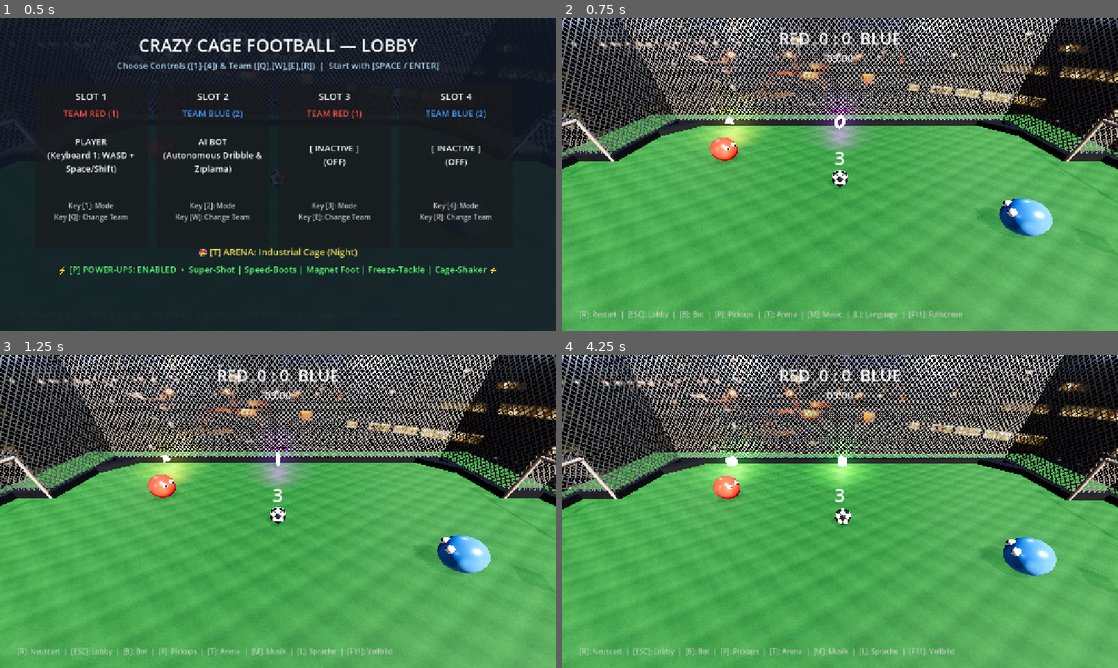
Above: before the commit, frames 1-4 (two rows, left to right).
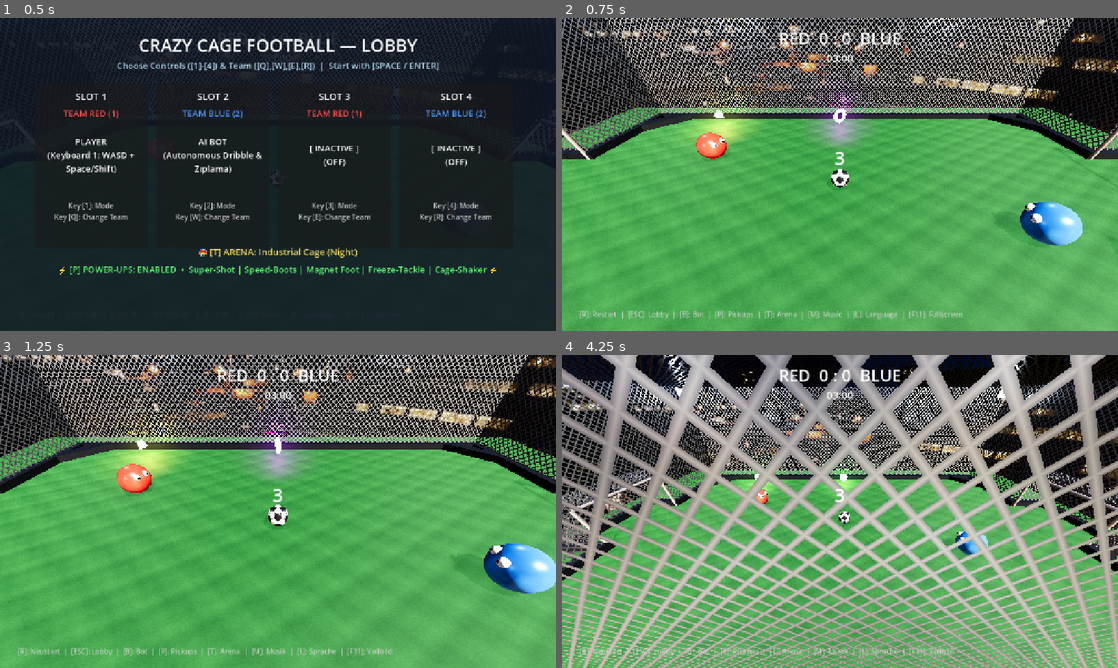
Above: after the commit, the same moments.

Repository: RobinNunkesser/gd-godot-crazy-cage-football
Game: Godot game, scene res://scenes/main.tscn
Two runs of this game, one before a commit and one after it. Both use one fixed random seed, a clock stepped at 60 frames per second and the inputs below.
Inputs (mouse positions are in pixels of both pictures, inside the frame that each line leads up to):
- Up to frame 1 (0.5 s): no input
- Up to frame 2 (0.75 s): tap Enter (p2_jump) at 0.5 s; move the mouse to (962, 158) at 0.52 s; hold D (p1_right) from 0.53 s (still down); tap F at 0.6 s; click (962, 158) at 0.67 s
- Up to frame 3 (1.25 s): keep holding D (p1_right); tap Space (p1_jump) at 0.77 s; tap L at 0.8 s
- Up to frame 4 (4.25 s): move the mouse to (728, 527) at 1.27 s; release D (p1_right) at 1.28 s; hold S (p1_down) 1.28-2.03 s; tap L at 1.35, 3.05 s; tap Space (p1_jump) at 1.52, 3.02, 3.77 s; tap E at 1.55, 2.1, 3.8 s; move the mouse to (895, 442) at 2.02 s; hold D (p1_right) 2.03-2.78 s; tap F at 2.3 s; move the mouse to (812, 574) at 2.77 s; hold W (p1_up) 2.78-3.53 s; tap Shift (p1_boost) at 2.85 s; click (812, 574) at 2.92 s; move the mouse to (1006, 558) at 3.52 s; hold A (p1_left) from 3.53 s (still down); hold Down (p2_down) from 3.53 s (still down); tap R (restart) at 4.15 s

Frame 1 is identical in both runs. In frame 2, 30% of the frame differs, in the area x 0-100%, y 0-100%; in frame 3, 32%; in frame 4, 62%.

Commit message:
feat(focus,input): add gamepad UI focus navigation and dynamic gameplay camera focus modes

Diff:
--- a/i18n/translations.csv
+++ b/i18n/translations.csv
@@ -71,3 +71,7 @@
 CONTROLS_P1,"P1: WASD + Space (Sprung) + Shift (Boost)","P1: WASD + Space (Jump) + Shift (Boost)"
 CONTROLS_P2,"P2: Pfeile + Enter (Sprung) + Strg (Boost)","P2: Arrows + Enter (Jump) + Ctrl (Boost)"
 CONTROLS_GAMEPAD,"Gamepad: Analogstick + A/Kreuz + X/Viereck","Gamepad: Analog Stick + A/Cross + X/Square"
+FOCUS_MODE_DYNAMIC,KAMERA: DYNAMISCH,CAMERA: DYNAMIC
+FOCUS_MODE_BALL,KAMERA: BALL-FOKUS,CAMERA: BALL FOCUS
+FOCUS_MODE_BROADCAST,KAMERA: WEITWINKEL (BROADCAST),CAMERA: WIDE (BROADCAST)
+FOCUS_BTN,"📷 [F] FOKUS: %s","📷 [F] FOCUS: %s"
--- a/project.godot
+++ b/project.godot
@@ -7,7 +7,7 @@
 [application]
 
 config/name="Crazy Cage Football"
-config/version="0.1.0"
+config/version="0.2.0"
 config/description="3D Physics Cage Soccer Game in Godot 4 inspired by Zippir: Kafes Futbolu. Roll, jump (Ziplama) and score bank-shot goals!"
 run/main_scene="res://scenes/main.tscn"
 config/icon="res://assets/icon.png"
--- a/scenes/main.gd
+++ b/scenes/main.gd
@@ -79,6 +79,7 @@
 var ui_sfx_slider: HSlider
 var ui_pause_resume_btn: Button
 var ui_pause_restart_btn: Button
+var ui_pause_focus_btn: Button
 var ui_pause_theme_btn: Button
 var ui_pause_lang_btn: Button
 var ui_pause_fs_btn: Button
@@ -87,6 +88,7 @@
 var ui_pause_ctrl_p1_lbl: Label
 var ui_pause_ctrl_p2_lbl: Label
 var ui_pause_ctrl_gp_lbl: Label
+var ui_pause_ctrl_focus_lbl: Label
 
 # Match End Stats Menu
 var ui_stats_container: Control
@@ -828,13 +830,15 @@
 
 	_update_lobby_ui()
 	canvas.add_child(ui_lobby_panel)
+	add_child(canvas)
 	_build_pause_menu(canvas)
 	_build_stats_menu(canvas)
-	add_child(canvas)
+	_setup_focus_routing()
 
 func _create_styled_button(text: String, font_size: int = 18, bg_col: Color = Color(0.14, 0.20, 0.32, 0.95)) -> Button:
 	var btn = Button.new()
 	btn.text = text
+	btn.focus_mode = Control.FOCUS_ALL
 	btn.add_theme_font_size_override("font_size", font_size)
 	var normal_sb = StyleBoxFlat.new()
 	normal_sb.bg_color = bg_col
@@ -854,7 +858,20 @@
 	hover_sb.border_color = Color(0.5, 0.85, 1.0, 1.0)
 	btn.add_theme_stylebox_override("hover", hover_sb)
 	btn.add_theme_stylebox_override("pressed", hover_sb)
-	btn.add_theme_stylebox_override("focus", hover_sb)
+
+	var focus_sb = normal_sb.duplicate() as StyleBoxFlat
+	focus_sb.bg_color = bg_col.lightened(0.20)
+	focus_sb.border_color = Color(1.0, 0.88, 0.25, 1.0)
+	focus_sb.border_width_left = 3
+	focus_sb.border_width_top = 3
+	focus_sb.border_width_right = 3
+	focus_sb.border_width_bottom = 3
+	btn.add_theme_stylebox_override("focus", focus_sb)
+
+	btn.focus_entered.connect(func():
+		if sound_manager:
+			sound_manager.play_ui_click()
+	)
 	return btn
 
 func _build_pause_menu(canvas: CanvasLayer) -> void:
@@ -869,8 +886,8 @@
 	ui_pause_container.add_child(backdrop)
 
 	var panel = Panel.new()
-	panel.position = Vector2(300, 70)
-	panel.size = Vector2(680, 580)
+	panel.position = Vector2(300, 50)
+	panel.size = Vector2(680, 620)
 	var sb = StyleBoxFlat.new()
 	sb.bg_color = Color(0.07, 0.11, 0.18, 0.96)
 	sb.border_width_left = 3
@@ -917,6 +934,11 @@
 	ui_master_slider.max_value = 1.0
 	ui_master_slider.step = 0.05
 	ui_master_slider.value = 1.0
+	ui_master_slider.focus_mode = Control.FOCUS_ALL
+	ui_master_slider.focus_entered.connect(func():
+		if sound_manager:
+			sound_manager.play_ui_click()
+	)
 	ui_master_slider.value_changed.connect(func(val: float):
 		if sound_manager:
 			sound_manager.set_master_volume(val)
@@ -937,6 +959,11 @@
 	ui_bgm_slider.max_value = 1.0
 	ui_bgm_slider.step = 0.05
 	ui_bgm_slider.value = 0.75
+	ui_bgm_slider.focus_mode = Control.FOCUS_ALL
+	ui_bgm_slider.focus_entered.connect(func():
+		if sound_manager:
+			sound_manager.play_ui_click()
+	)
 	ui_bgm_slider.value_changed.connect(func(val: float):
 		if sound_manager:
 			sound_manager.set_bgm_volume(val)
@@ -957,6 +984,11 @@
 	ui_sfx_slider.max_value = 1.0
 	ui_sfx_slider.step = 0.05
 	ui_sfx_slider.value = 1.0
+	ui_sfx_slider.focus_mode = Control.FOCUS_ALL
+	ui_sfx_slider.focus_entered.connect(func():
+		if sound_manager:
+			sound_manager.play_ui_click()
+	)
 	ui_sfx_slider.value_changed.connect(func(val: float):
 		if sound_manager:
 			sound_manager.set_sfx_volume(val)
@@ -966,9 +998,9 @@
 
 	_update_volume_labels()
 
-	var btn_y = 235
+	var btn_y = 228
 	var bw = 285
-	var bh = 42
+	var bh = 40
 
 	ui_pause_resume_btn = _create_styled_button(tr("PAUSE_RESUME"), 17, Color(0.12, 0.28, 0.22, 0.95))
 	ui_pause_resume_btn.position = Vector2(40, btn_y)
@@ -987,8 +1019,16 @@
 	)
 	panel.add_child(ui_pause_restart_btn)
 
+	ui_pause_focus_btn = _create_styled_button("📷 [F] FOKUS", 16, Color(0.12, 0.22, 0.32, 0.95))
+	ui_pause_focus_btn.position = Vector2(40, btn_y + 46)
+	ui_pause_focus_btn.size = Vector2(bw, bh)
+	ui_pause_focus_btn.pressed.connect(func():
+		cycle_gameplay_focus()
+	)
+	panel.add_child(ui_pause_focus_btn)
+
 	ui_pause_theme_btn = _create_styled_button("🏟️ [T] ARENA", 16)
-	ui_pause_theme_btn.position = Vector2(40, btn_y + 50)
+	ui_pause_theme_btn.position = Vector2(350, btn_y + 46)
 	ui_pause_theme_btn.size = Vector2(bw, bh)
 	ui_pause_theme_btn.pressed.connect(func():
 		cycle_arena_theme()
@@ -997,7 +1037,7 @@
 	panel.add_child(ui_pause_theme_btn)
 
 	ui_pause_lang_btn = _create_styled_button("🌐 [L] DE / EN", 16)
-	ui_pause_lang_btn.position = Vector2(350, btn_y + 50)
+	ui_pause_lang_btn.position = Vector2(40, btn_y + 92)
 	ui_pause_lang_btn.size = Vector2(bw, bh)
 	ui_pause_lang_btn.pressed.connect(func():
 		toggle_language()
@@ -1006,7 +1046,7 @@
 	panel.add_child(ui_pause_lang_btn)
 
 	ui_pause_fs_btn = _create_styled_button("🖥️ [F11] VOLLBILD", 16)
-	ui_pause_fs_btn.position = Vector2(40, btn_y + 100)
+	ui_pause_fs_btn.position = Vector2(350, btn_y + 92)
 	ui_pause_fs_btn.size = Vector2(bw, bh)
 	ui_pause_fs_btn.pressed.connect(func():
 		toggle_fullscreen()
@@ -1015,8 +1055,8 @@
 	panel.add_child(ui_pause_fs_btn)
 
 	ui_pause_lobby_btn = _create_styled_button(tr("PAUSE_LOBBY"), 16, Color(0.25, 0.10, 0.10, 0.95))
-	ui_pause_lobby_btn.position = Vector2(350, btn_y + 100)
-	ui_pause_lobby_btn.size = Vector2(bw, bh)
+	ui_pause_lobby_btn.position = Vector2(160, btn_y + 138)
+	ui_pause_lobby_btn.size = Vector2(360, bh)
 	ui_pause_lobby_btn.pressed.connect(func():
 		toggle_pause()
 		return_to_lobby()
@@ -1026,7 +1066,7 @@
 	ui_pause_ctrl_title_lbl = Label.new()
 	ui_pause_ctrl_title_lbl.text = tr("CONTROLS_TITLE")
 	ui_pause_ctrl_title_lbl.horizontal_alignment = HORIZONTAL_ALIGNMENT_CENTER
-	ui_pause_ctrl_title_lbl.position = Vector2(20, 395)
+	ui_pause_ctrl_title_lbl.position = Vector2(20, 420)
 	ui_pause_ctrl_title_lbl.size = Vector2(640, 24)
 	ui_pause_ctrl_title_lbl.add_theme_font_size_override("font_size", 15)
 	ui_pause_ctrl_title_lbl.add_theme_color_override("font_color", Color(1.0, 0.85, 0.3))
@@ -1035,7 +1075,7 @@
 	ui_pause_ctrl_p1_lbl = Label.new()
 	ui_pause_ctrl_p1_lbl.text = tr("CONTROLS_P1")
 	ui_pause_ctrl_p1_lbl.horizontal_alignment = HORIZONTAL_ALIGNMENT_CENTER
-	ui_pause_ctrl_p1_lbl.position = Vector2(20, 424)
+	ui_pause_ctrl_p1_lbl.position = Vector2(20, 448)
 	ui_pause_ctrl_p1_lbl.size = Vector2(640, 22)
 	ui_pause_ctrl_p1_lbl.add_theme_font_size_override("font_size", 14)
 	panel.add_child(ui_pause_ctrl_p1_lbl)
@@ -1043,7 +1083,7 @@
 	ui_pause_ctrl_p2_lbl = Label.new()
 	ui_pause_ctrl_p2_lbl.text = tr("CONTROLS_P2")
 	ui_pause_ctrl_p2_lbl.horizontal_alignment = HORIZONTAL_ALIGNMENT_CENTER
-	ui_pause_ctrl_p2_lbl.position = Vector2(20, 448)
+	ui_pause_ctrl_p2_lbl.position = Vector2(20, 472)
 	ui_pause_ctrl_p2_lbl.size = Vector2(640, 22)
 	ui_pause_ctrl_p2_lbl.add_theme_font_size_override("font_size", 14)
 	panel.add_child(ui_pause_ctrl_p2_lbl)
@@ -1051,10 +1091,18 @@
 	ui_pause_ctrl_gp_lbl = Label.new()
 	ui_pause_ctrl_gp_lbl.text = tr("CONTROLS_GAMEPAD")
 	ui_pause_ctrl_gp_lbl.horizontal_alignment = HORIZONTAL_ALIGNMENT_CENTER
-	ui_pause_ctrl_gp_lbl.position = Vector2(20, 472)
+	ui_pause_ctrl_gp_lbl.position = Vector2(20, 496)
 	ui_pause_ctrl_gp_lbl.size = Vector2(640, 22)
 	ui_pause_ctrl_gp_lbl.add_theme_font_size_override("font_size", 14)
 	panel.add_child(ui_pause_ctrl_gp_lbl)
+
+	ui_pause_ctrl_focus_lbl = Label.new()
+	ui_pause_ctrl_focus_lbl.horizontal_alignment = HORIZONTAL_ALIGNMENT_CENTER
+	ui_pause_ctrl_focus_lbl.position = Vector2(20, 520)
+	ui_pause_ctrl_focus_lbl.size = Vector2(640, 22)
+	ui_pause_ctrl_focus_lbl.add_theme_font_size_override("font_size", 14)
+	ui_pause_ctrl_focus_lbl.add_theme_color_override("font_color", Color(0.4, 0.85, 1.0))
+	panel.add_child(ui_pause_ctrl_focus_lbl)
 
 	canvas.add_child(ui_pause_container)
 
@@ -1210,8 +1258,80 @@
 		return_to_lobby()
 	)
 	panel.add_child(ui_stats_lobby_btn)
-
 	canvas.add_child(ui_stats_container)
+
+func _setup_focus_routing() -> void:
+	if is_instance_valid(ui_master_slider):
+		ui_master_slider.name = "MasterSlider"
+	if is_instance_valid(ui_bgm_slider):
+		ui_bgm_slider.name = "BgmSlider"
+	if is_instance_valid(ui_sfx_slider):
+		ui_sfx_slider.name = "SfxSlider"
+	if is_instance_valid(ui_pause_resume_btn):
+		ui_pause_resume_btn.name = "ResumeBtn"
+	if is_instance_valid(ui_pause_restart_btn):
+		ui_pause_restart_btn.name = "RestartBtn"
+	if is_instance_valid(ui_pause_focus_btn):
+		ui_pause_focus_btn.name = "FocusBtn"
+	if is_instance_valid(ui_pause_theme_btn):
+		ui_pause_theme_btn.name = "ThemeBtn"
+	if is_instance_valid(ui_pause_lang_btn):
+		ui_pause_lang_btn.name = "LangBtn"
+	if is_instance_valid(ui_pause_fs_btn):
+		ui_pause_fs_btn.name = "FsBtn"
+	if is_instance_valid(ui_pause_lobby_btn):
+		ui_pause_lobby_btn.name = "LobbyBtn"
+
+	if is_instance_valid(ui_master_slider) and is_instance_valid(ui_pause_lobby_btn):
+		ui_master_slider.focus_neighbor_top = NodePath("../LobbyBtn")
+		ui_master_slider.focus_neighbor_bottom = NodePath("../BgmSlider")
+
+		ui_bgm_slider.focus_neighbor_top = NodePath("../MasterSlider")
+		ui_bgm_slider.focus_neighbor_bottom = NodePath("../SfxSlider")
+
+		ui_sfx_slider.focus_neighbor_top = NodePath("../BgmSlider")
+		ui_sfx_slider.focus_neighbor_bottom = NodePath("../ResumeBtn")
+
+		ui_pause_resume_btn.focus_neighbor_top = NodePath("../SfxSlider")
+		ui_pause_resume_btn.focus_neighbor_bottom = NodePath("../FocusBtn")
+		ui_pause_resume_btn.focus_neighbor_right = NodePath("../RestartBtn")
+		ui_pause_resume_btn.focus_neighbor_left = NodePath("../RestartBtn")
+
+		ui_pause_restart_btn.focus_neighbor_top = NodePath("../SfxSlider")
+		ui_pause_restart_btn.focus_neighbor_bottom = NodePath("../ThemeBtn")
+		ui_pause_restart_btn.focus_neighbor_left = NodePath("../ResumeBtn")
+		ui_pause_restart_btn.focus_neighbor_right = NodePath("../ResumeBtn")
+
+		ui_pause_focus_btn.focus_neighbor_top = NodePath("../ResumeBtn")
+		ui_pause_focus_btn.focus_neighbor_bottom = NodePath("../LangBtn")
+		ui_pause_focus_btn.focus_neighbor_right = NodePath("../ThemeBtn")
+		ui_pause_focus_btn.focus_neighbor_left = NodePath("../ThemeBtn")
+
+		ui_pause_theme_btn.focus_neighbor_top = NodePath("../RestartBtn")
+		ui_pause_theme_btn.focus_neighbor_bottom = NodePath("../FsBtn")
+		ui_pause_theme_btn.focus_neighbor_left = NodePath("../FocusBtn")
+		ui_pause_theme_btn.focus_neighbor_right = NodePath("../FocusBtn")
+
+		ui_pause_lang_btn.focus_neighbor_top = NodePath("../FocusBtn")
+		ui_pause_lang_btn.focus_neighbor_bottom = NodePath("../LobbyBtn")
+		ui_pause_lang_btn.focus_neighbor_right = NodePath("../FsBtn")
+		ui_pause_lang_btn.focus_neighbor_left = NodePath("../FsBtn")
+
+		ui_pause_fs_btn.focus_neighbor_top = NodePath("../ThemeBtn")
+		ui_pause_fs_btn.focus_neighbor_bottom = NodePath("../LobbyBtn")
+		ui_pause_fs_btn.focus_neighbor_left = NodePath("../LangBtn")
+		ui_pause_fs_btn.focus_neighbor_right = NodePath("../LangBtn")
+
+		ui_pause_lobby_btn.focus_neighbor_top = NodePath("../LangBtn")
+		ui_pause_lobby_btn.focus_neighbor_bottom = NodePath("../MasterSlider")
+
+	if is_instance_valid(ui_stats_rematch_btn) and is_instance_valid(ui_stats_lobby_btn):
+		ui_stats_rematch_btn.name = "RematchBtn"
+		ui_stats_lobby_btn.name = "StatsLobbyBtn"
+		ui_stats_rematch_btn.focus_neighbor_right = NodePath("../StatsLobbyBtn")
+		ui_stats_rematch_btn.focus_neighbor_left = NodePath("../StatsLobbyBtn")
+		ui_stats_lobby_btn.focus_neighbor_left = NodePath("../RematchBtn")
+		ui_stats_lobby_btn.focus_neighbor_right = NodePath("../RematchBtn")
 
 func _update_volume_labels() -> void:
 	if ui_master_lbl and ui_master_slider:
@@ -1239,6 +1359,20 @@
 		var mode = DisplayServer.window_get_mode()
 		var is_fs = (mode == DisplayServer.WINDOW_MODE_FULLSCREEN or mode == DisplayServer.WINDOW_MODE_EXCLUSIVE_FULLSCREEN)
 		ui_pause_fs_btn.text = "🖥️ [F11] " + (tr("FULLSCREEN_ON") if is_fs else tr("FULLSCREEN_OFF"))
+	if ui_pause_focus_btn and is_instance_valid(camera):
+		var fname = ""
+		match camera.focus_mode:
+			CageCamera.FocusMode.DYNAMIC_ARENA:
+				fname = tr("FOCUS_MODE_DYNAMIC")
+			CageCamera.FocusMode.BALL_CAM:
+				fname = tr("FOCUS_MODE_BALL")
+			CageCamera.FocusMode.BROADCAST:
+				fname = tr("FOCUS_MODE_BROADCAST")
+		var fmt = tr("FOCUS_BTN")
+		if "%s" in fmt:
+			ui_pause_focus_btn.text = fmt % fname
+		else:
+			ui_pause_focus_btn.text = "📷 [F] " + fname
 	if ui_pause_ctrl_title_lbl:
 		ui_pause_ctrl_title_lbl.text = tr("CONTROLS_TITLE")
 	if ui_pause_ctrl_p1_lbl:
@@ -1247,10 +1381,37 @@
 		ui_pause_ctrl_p2_lbl.text = tr("CONTROLS_P2")
 	if ui_pause_ctrl_gp_lbl:
 		ui_pause_ctrl_gp_lbl.text = tr("CONTROLS_GAMEPAD")
+	if ui_pause_ctrl_focus_lbl:
+		ui_pause_ctrl_focus_lbl.text = "📷 [F] / [Gamepad Y]: " + tr("FOCUS_MODE_DYNAMIC") + " / " + tr("FOCUS_MODE_BALL") + " / " + tr("FOCUS_MODE_BROADCAST")
 	if ui_pause_title_lbl:
 		ui_pause_title_lbl.text = tr("PAUSE_TITLE")
 	if ui_pause_options_title_lbl:
 		ui_pause_options_title_lbl.text = tr("OPTIONS_TITLE")
+
+func cycle_gameplay_focus() -> void:
+	if not is_instance_valid(camera):
+		return
+	var new_mode = camera.cycle_focus_mode()
+	var mode_name = ""
+	match new_mode:
+		CageCamera.FocusMode.DYNAMIC_ARENA:
+			mode_name = tr("FOCUS_MODE_DYNAMIC")
+		CageCamera.FocusMode.BALL_CAM:
+			mode_name = tr("FOCUS_MODE_BALL")
+		CageCamera.FocusMode.BROADCAST:
+			mode_name = tr("FOCUS_MODE_BROADCAST")
+	if sound_manager:
+		sound_manager.play_ui_click()
+	_update_pause_buttons_text()
+	if ui_banner_label:
+		ui_banner_label.visible = true
+		ui_banner_label.text = mode_name
+		var tween = create_tween()
+		tween.tween_interval(1.2)
+		tween.tween_callback(func():
+			if is_instance_valid(ui_banner_label) and (state_manager.current_state == CageStateManager.MatchState.PLAYING or state_manager.current_state == CageStateManager.MatchState.LOBBY):
+				ui_banner_label.visible = false
+		)
 
 func toggle_pause() -> void:
 	if state_manager.current_state == CageStateManager.MatchState.LOBBY or state_manager.current_state == CageStateManager.MatchState.MATCH_OVER:
@@ -1261,6 +1422,8 @@
 		if is_game_paused:
 			_update_volume_labels()
 			_update_pause_buttons_text()
+			if is_instance_valid(ui_pause_resume_btn) and ui_pause_resume_btn.is_inside_tree():
+				ui_pause_resume_btn.grab_focus()
 	for p in players:
 		p.freeze = is_game_paused
 	if ball:
@@ -1324,6 +1487,8 @@
 
 	ui_stats_container.visible = true
 	ui_stats_container.modulate.a = 0.0
+	if is_instance_valid(ui_stats_rematch_btn) and ui_stats_rematch_btn.is_inside_tree():
+		ui_stats_rematch_btn.grab_focus()
 	var tween = create_tween()
 	tween.tween_property(ui_stats_container, "modulate:a", 1.0, 0.3)
 
@@ -1447,6 +1612,50 @@
 		ui_score_label.text = "RED  %d : %d  BLUE" % [state_manager.scores[1], state_manager.scores[2]]
 
 func _unhandled_input(event: InputEvent) -> void:
+	if event is InputEventJoypadButton and event.pressed:
+		match event.button_index:
+			JOY_BUTTON_START:
+				if ui_stats_container and ui_stats_container.visible:
+					if sound_manager:
+						sound_manager.play_ui_click()
+					ui_stats_container.visible = false
+					restart_game()
+					return
+				elif state_manager.current_state == CageStateManager.MatchState.LOBBY:
+					start_match_from_lobby()
+					return
+				else:
+					toggle_pause()
+					return
+			JOY_BUTTON_B:
+				if ui_stats_container and ui_stats_container.visible:
+					if sound_manager:
+						sound_manager.play_ui_click()
+					ui_stats_container.visible = false
+					return_to_lobby()
+					return
+				elif is_game_paused:
+					toggle_pause()
+					return
+			JOY_BUTTON_Y:
+				cycle_gameplay_focus()
+				return
+			JOY_BUTTON_X:
+				if state_manager.current_state == CageStateManager.MatchState.LOBBY:
+					toggle_powerups()
+				elif not is_game_paused and state_manager.current_state == CageStateManager.MatchState.PLAYING:
+					toggle_powerups()
+				return
+			JOY_BUTTON_BACK:
+				toggle_pause()
+				return
+			JOY_BUTTON_LEFT_SHOULDER:
+				cycle_gameplay_focus()
+				return
+			JOY_BUTTON_RIGHT_SHOULDER:
+				cycle_arena_theme()
+				return
+
 	if event is InputEventKey and event.pressed and not event.echo:
 		if ui_stats_container and ui_stats_container.visible:
 			if event.keycode == KEY_R:
@@ -1474,6 +1683,9 @@
 				toggle_pause()
 				return_to_lobby()
 				return
+			elif event.keycode == KEY_F:
+				cycle_gameplay_focus()
+				return
 			elif event.keycode == KEY_T:
 				cycle_arena_theme()
 				_update_pause_buttons_text()
@@ -1494,6 +1706,9 @@
 			return
 		elif event.keycode == KEY_F11:
 			toggle_fullscreen()
+			return
+		elif event.keycode == KEY_F:
+			cycle_gameplay_focus()
 			return
 		elif event.keycode == KEY_T:
 			cycle_arena_theme()
--- a/scripts/cage_camera.gd
+++ b/scripts/cage_camera.gd
@@ -3,6 +3,13 @@
 
 const CageConfig = preload("res://scripts/config.gd")
 
+enum FocusMode {
+	DYNAMIC_ARENA,
+	BALL_CAM,
+	BROADCAST
+}
+
+@export var focus_mode: FocusMode = FocusMode.DYNAMIC_ARENA
 @export var ball_node: Node3D = null
 @export var player1_node: Node3D = null
 @export var player2_node: Node3D = null
@@ -18,6 +25,20 @@
 
 func add_trauma(amount: float) -> void:
 	trauma = clampf(trauma + amount, 0.0, 1.0)
+
+func cycle_focus_mode() -> FocusMode:
+	focus_mode = ((int(focus_mode) + 1) % 3) as FocusMode
+	return focus_mode
+
+func get_focus_mode_name() -> String:
+	match focus_mode:
+		FocusMode.DYNAMIC_ARENA:
+			return "DYNAMIC"
+		FocusMode.BALL_CAM:
+			return "BALL-CAM"
+		FocusMode.BROADCAST:
+			return "BROADCAST"
+	return "DYNAMIC"
 
 func _init() -> void:
 	fov = 82.0
@@ -38,11 +59,37 @@
 	var action_pos = Vector3.ZERO
 	var weight_total = 0.0
 
-	# 1. Hauptfokus: Ball
+	var ball_weight = 3.0
+	var player_weight = 1.0
+	var target_fov = 82.0
+	var extra_cam_y = 0.0
+	var extra_cam_z = 0.0
+
+	match focus_mode:
+		FocusMode.BALL_CAM:
+			ball_weight = 6.0
+			player_weight = 0.2
+			target_fov = 75.0
+			extra_cam_y = -0.4
+			extra_cam_z = -0.8
+		FocusMode.BROADCAST:
+			ball_weight = 1.5
+			player_weight = 2.0
+			target_fov = 88.0
+			extra_cam_y = 1.4
+			extra_cam_z = 1.8
+		FocusMode.DYNAMIC_ARENA:
+			ball_weight = 3.0
+			player_weight = 1.0
+			target_fov = 82.0
+
+	fov = lerpf(fov, target_fov, delta * 4.0)
+
+	# 1. Ball Fokus
 	if is_instance_valid(ball_node):
 		var bpos = ball_node.global_position if (is_inside_tree() and ball_node.is_inside_tree()) else ball_node.position
-		action_pos += bpos * 3.0
-		weight_total += 3.0
+		action_pos += bpos * ball_weight
+		weight_total += ball_weight
 
 	# 2. Spielgeschehen: Aktive Spieler um den Ball
 	var candidates: Array[Node3D] = []
@@ -64,16 +111,16 @@
 
 	if active_count > 0:
 		players_mid /= float(active_count)
-		action_pos += players_mid * 1.0
-		weight_total += 1.0
+		action_pos += players_mid * player_weight
+		weight_total += player_weight
 
 	if weight_total > 0.0:
 		action_pos /= weight_total
 
 	# 3. Positionierung: Mehr Distanz, dynamisches Mitziehen entlang X
 	var cam_x = clampf(action_pos.x * 0.70, -CageConfig.CAGE_WIDTH_X * 0.35, CageConfig.CAGE_WIDTH_X * 0.35)
-	var cam_y = clampf(CageConfig.CAMERA_HEIGHT + action_pos.y * 0.20, 4.2, CageConfig.CAGE_HEIGHT_Y - 1.2)
-	var cam_z = clampf(CageConfig.CAMERA_OFFSET_Z + action_pos.z * 0.15, 5.0, CageConfig.CAGE_DEPTH_Z * 0.5 - 0.8)
+	var cam_y = clampf(CageConfig.CAMERA_HEIGHT + action_pos.y * 0.20 + extra_cam_y, 3.8, CageConfig.CAGE_HEIGHT_Y - 0.8)
+	var cam_z = clampf(CageConfig.CAMERA_OFFSET_Z + action_pos.z * 0.15 + extra_cam_z, 4.5, CageConfig.CAGE_DEPTH_Z * 0.5 + 2.0)
 	var desired_pos = Vector3(cam_x, cam_y, cam_z)
 
 	# 4. Blickpunkt folgt dem Spielgeschehen
--- a/test_gameplay.gd
+++ b/test_gameplay.gd
@@ -222,8 +222,12 @@
 	test_ball.position = Vector3(8.0, 1.0, 0.0)
 	for _i in range(10):
 		cam.update_camera(0.1)
-	var current_x = cam.global_position.x if cam.is_inside_tree() else cam.position.x
-	assert(current_x > 2.0, "Camera should dynamically follow action along X towards the ball")
+	# Focus Modes testen
+	assert(cam.focus_mode == CageCamera.FocusMode.DYNAMIC_ARENA, "Default focus mode should be DYNAMIC_ARENA")
+	assert(cam.cycle_focus_mode() == CageCamera.FocusMode.BALL_CAM, "Cycling should lead to BALL_CAM")
+	assert(cam.cycle_focus_mode() == CageCamera.FocusMode.BROADCAST, "Cycling should lead to BROADCAST")
+	assert(cam.cycle_focus_mode() == CageCamera.FocusMode.DYNAMIC_ARENA, "Cycling should wrap back to DYNAMIC_ARENA")
+	assert(cam.get_focus_mode_name() == "DYNAMIC", "Focus mode name should be DYNAMIC")
 
 	cam.queue_free()
 	test_ball.queue_free()
@@ -512,10 +516,17 @@
 	assert(main_scene.is_game_paused == true, "Game should be paused")
 	assert(main_scene.ui_pause_container.visible == true, "Pause menu should be visible")
 
-	# 2. Test Volume Sliders in Pause Menu
+	# 2. Test Volume Sliders & Focus Navigation in Pause Menu
 	assert(main_scene.ui_master_slider != null, "Master slider should exist")
 	assert(main_scene.ui_bgm_slider != null, "BGM slider should exist")
 	assert(main_scene.ui_sfx_slider != null, "SFX slider should exist")
+	assert(main_scene.ui_pause_focus_btn != null, "Pause focus button should exist")
+	assert(main_scene.ui_pause_resume_btn != null, "Pause resume button should exist")
+	assert(main_scene.ui_master_slider.focus_neighbor_bottom == NodePath("../BgmSlider"), "Master slider should route down to BGM slider")
+	assert(main_scene.ui_pause_resume_btn.focus_neighbor_bottom == NodePath("../FocusBtn"), "Resume button should route down to Focus button")
+
+	main_scene.cycle_gameplay_focus()
+	assert(main_scene.camera.focus_mode == CageCamera.FocusMode.BALL_CAM, "cycle_gameplay_focus should advance focus mode")
 
 	main_scene.ui_master_slider.value_changed.emit(0.5)
 	assert(main_scene.sound_manager.master_volume == 0.5, "Master volume should be set to 0.5")
@@ -529,7 +540,7 @@
 	assert(main_scene.is_game_paused == false, "Game should be unpaused")
 	assert(main_scene.ui_pause_container.visible == false, "Pause menu should be hidden")
 
-	# 3. Test Match End Stats Modal
+	# 3. Test Match End Stats Modal & Button Focus
 	main_scene.match_stats.record_goal(1)
 	main_scene.match_stats.record_shot(1)
 	main_scene.match_stats.record_post_hit(2)
@@ -538,6 +549,9 @@
 	main_scene.show_match_stats()
 
 	assert(main_scene.ui_stats_container.visible == true, "Stats modal should be visible")
+	assert(main_scene.ui_stats_rematch_btn != null, "Rematch button should exist")
+	assert(main_scene.ui_stats_lobby_btn != null, "Lobby button should exist")
+	assert(main_scene.ui_stats_rematch_btn.focus_neighbor_right == NodePath("../StatsLobbyBtn"), "Rematch should route right to lobby button")
 	assert(main_scene.ui_stats_row_labels.has("goals"), "Goals row label should exist")
 	assert(main_scene.ui_stats_row_labels.has("shots"), "Shots row label should exist")
 	assert(main_scene.ui_stats_row_labels.has("posts"), "Posts row label should exist")
Binary file changed: i18n/translations.de.translation
Binary file changed: i18n/translations.en.translation
